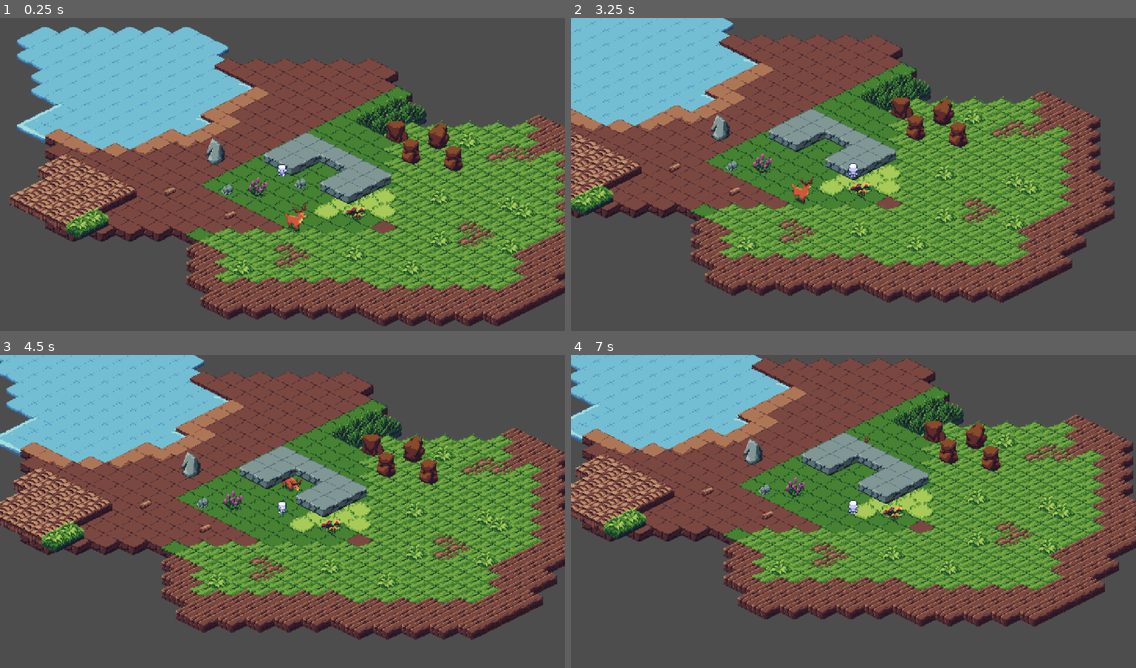
Above: before the commit, frames 1-4 (two rows, left to right).
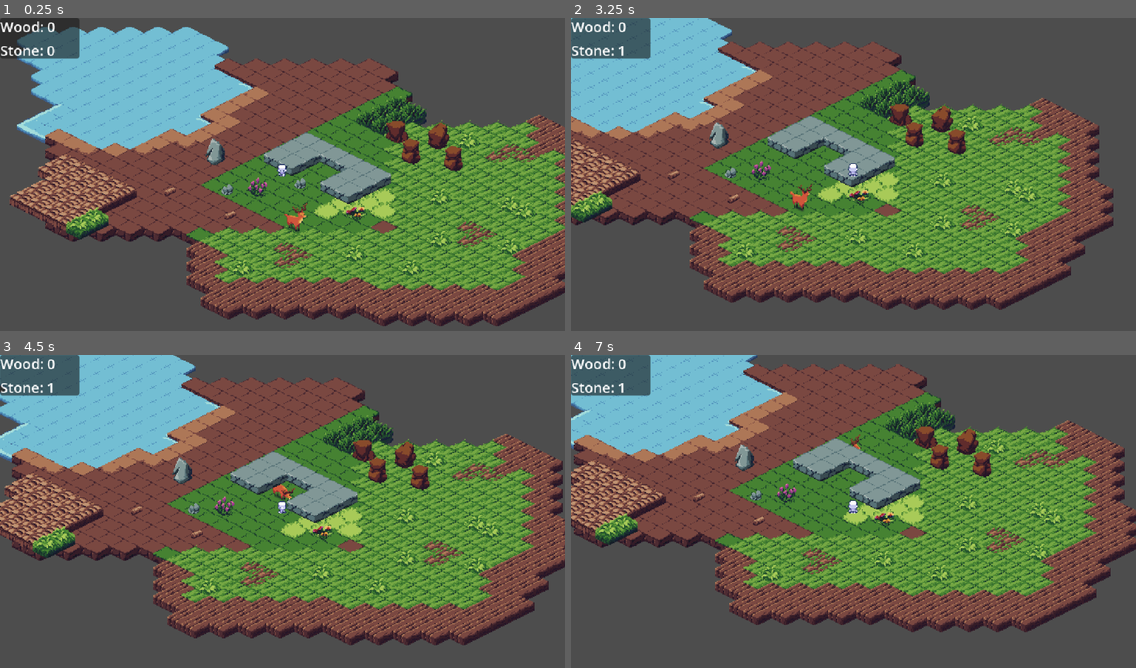
Above: after the commit, the same moments.

Repository: sperrodigital/iso
Game: Godot game, scene res://Scenes/world.tscn
Same seed, same stepped clock (60 frames per second), same inputs: the game is played once before the commit and once after it.
Inputs:
- Up to frame 1 (0.25 s): no input
- Up to frame 2 (3.25 s): tap Enter at 0.5 s; hold Right (ui_right) 0.53-1.28 s; hold Down (ui_down) 1.28-2.03 s; hold Right (ui_right) 2.03-2.78 s; hold Up (ui_up) from 2.78 s (still down)
- Up to frame 3 (4.5 s): release Up (ui_up) at 3.53 s; hold Left (ui_left) from 3.53 s (still down)
- Up to frame 4 (7 s): release Left (ui_left) at 5.03 s; hold Down (ui_down) 5.03-5.78 s; hold Right (ui_right) 5.78-6.53 s; hold Up (ui_up) from 6.53 s (still down)

The runs differ from the first frame. In frame 1, 1.8% of the frame differs, in the area x 0-15%, y 0-14%; in frame 2, 36%; in frame 3, 37%, in the area x 0-100%, y 0-93%; in frame 4, 37%.

Commit message:
adding basic inventory

Diff:
--- a/Scenes/Resources/Stone.tscn
+++ b/Scenes/Resources/Stone.tscn
@@ -9,6 +9,7 @@
 [node name="Stone_Pickup" type="Area2D" unique_id=810082117]
 z_index = 1
 script = ExtResource("1_quj7p")
+item_name = "Stone"
 
 [node name="Sprite2D" type="Sprite2D" parent="." unique_id=1997522513]
 position = Vector2(0, -6)
--- a/Scenes/Resources/Wood.tscn
+++ b/Scenes/Resources/Wood.tscn
@@ -9,6 +9,7 @@
 [node name="Wood_Pickup" type="Area2D" unique_id=810082117]
 z_index = 1
 script = ExtResource("1_yuu5d")
+item_name = "Wood"
 
 [node name="Sprite2D" type="Sprite2D" parent="." unique_id=1997522513]
 position = Vector2(2.842171e-14, -0.99999994)
--- a/Scenes/UI.tscn
+++ b/Scenes/UI.tscn
@@ -1,6 +1,6 @@
 [gd_scene format=3 uid="uid://du1w661p5cvks"]
 
-[sub_resource type="CanvasTexture" id="CanvasTexture_3iaii"]
+[ext_resource type="Script" uid="uid://dirmeim6edr64" path="res://Scripts/UI.gd" id="1_uiscript"]
 
 [node name="Control" type="Control" unique_id=327695408]
 layout_mode = 3
@@ -9,18 +9,23 @@
 anchor_bottom = 1.0
 grow_horizontal = 2
 grow_vertical = 2
+script = ExtResource("1_uiscript")
 
-[node name="NinePatchRect" type="NinePatchRect" parent="." unique_id=287253650]
+[node name="Panel" type="Panel" parent="." unique_id=100000001]
 layout_mode = 1
-anchors_preset = 8
-anchor_left = 0.5
-anchor_top = 0.5
-anchor_right = 0.5
-anchor_bottom = 0.5
-offset_left = -39.0
-offset_top = -55.5
-offset_right = 39.0
-offset_bottom = 55.5
-grow_horizontal = 2
-grow_vertical = 2
-texture = SubResource("CanvasTexture_3iaii")
+offset_right = 90.0
+offset_bottom = 46.0
+
+[node name="VBoxContainer" type="VBoxContainer" parent="Panel" unique_id=100000002]
+layout_mode = 1
+anchors_preset = 15
+anchor_right = 1.0
+anchor_bottom = 1.0
+
+[node name="WoodLabel" type="Label" parent="Panel/VBoxContainer" unique_id=100000003]
+layout_mode = 2
+text = "Wood: 0"
+
+[node name="StoneLabel" type="Label" parent="Panel/VBoxContainer" unique_id=100000004]
+layout_mode = 2
+text = "Stone: 0"
--- a/Scenes/wood.gd
+++ b/Scenes/wood.gd
@@ -1,9 +1,11 @@
 extends Area2D
+
+@export var item_name: String = "Item"
 
 func _ready() -> void:
 	body_entered.connect(_on_body_entered)
 
 func _on_body_entered(body: Node2D) -> void:
 	if body is CharacterBody2D:
-		# TODO: add item to player inventory here
+		Inventory.add_item(item_name)
 		queue_free()
--- a/Scenes/world.tscn
+++ b/Scenes/world.tscn
@@ -5,6 +5,8 @@
 [ext_resource type="PackedScene" uid="uid://cnxf7fi2l8i54" path="res://Scenes/Resources/Wood.tscn" id="3_5a7ea"]
 [ext_resource type="PackedScene" uid="uid://bqw7fshvtdbs5" path="res://Scenes/Resources/Stone.tscn" id="4_8j60k"]
 [ext_resource type="PackedScene" uid="uid://dgajwms7a8jy4" path="res://Scenes/Animals/Deer/Deer.tscn" id="5_fo5ed"]
+[ext_resource type="PackedScene" uid="uid://du1w661p5cvks" path="res://Scenes/UI.tscn" id="6_ui"]
+[ext_resource type="PackedScene" uid="uid://cgo3ur6h8v6l3" path="res://Scenes/Audio/Background_Music.tscn" id="7_o06y3"]
 
 [sub_resource type="TileSetAtlasSource" id="TileSetAtlasSource_go701"]
 texture = ExtResource("1_a02cp")
@@ -95,7 +97,7 @@
 7:5/0 = 0
 7:5/0/texture_origin = Vector2i(0, 8)
 8:5/0 = 0
-8:5/0/physics_layer_0/polygon_0/points = PackedVector2Array(-16, 0, 0, 8, 16, 0, 0, -8)
+8:5/0/physics_layer_0/polygon_0/points = PackedVector2Array(-16.547003, -8.992936, -16.007427, -7.01449, -0.8992939, 0.5395775, 15.827568, -7.3742075, 15.108131, -10.431806, 0.8992939, -16.90672)
 9:5/0 = 0
 9:5/0/texture_origin = Vector2i(0, 8)
 10:5/0 = 0
@@ -217,3 +219,16 @@
 
 [node name="Deer" parent="." unique_id=1355055402 instance=ExtResource("5_fo5ed")]
 position = Vector2(282, 196)
+
+[node name="HUD" type="CanvasLayer" parent="." unique_id=1400000001]
+
+[node name="UI" parent="HUD" unique_id=1400000002 instance=ExtResource("6_ui")]
+anchors_preset = 0
+anchor_right = 0.0
+anchor_bottom = 0.0
+offset_left = 0.0
+offset_top = 0.0
+grow_horizontal = 1
+grow_vertical = 1
+
+[node name="BackgroundMusic" parent="." unique_id=2094942708 instance=ExtResource("7_o06y3")]
--- /dev/null
+++ b/Scripts/Inventory.gd
@@ -0,0 +1,15 @@
+extends Node
+
+signal inventory_changed
+
+var items: Dictionary = {}
+
+func add_item(item_name: String, amount: int = 1) -> void:
+	if item_name in items:
+		items[item_name] += amount
+	else:
+		items[item_name] = amount
+	inventory_changed.emit()
+
+func get_item(item_name: String) -> int:
+	return items.get(item_name, 0)
--- /dev/null
+++ b/Scripts/UI.gd
@@ -0,0 +1,11 @@
+extends Control
+
+@onready var wood_label: Label = $Panel/VBoxContainer/WoodLabel
+@onready var stone_label: Label = $Panel/VBoxContainer/StoneLabel
+
+func _ready() -> void:
+	Inventory.inventory_changed.connect(_on_inventory_changed)
+
+func _on_inventory_changed() -> void:
+	wood_label.text = "Wood: %d" % Inventory.get_item("Wood")
+	stone_label.text = "Stone: %d" % Inventory.get_item("Stone")
--- a/project.godot
+++ b/project.godot
@@ -17,7 +17,7 @@
 
 [autoload]
 
-BackgroundMusic="*uid://cgo3ur6h8v6l3"
+Inventory="*res://Scripts/Inventory.gd"
 
 [display]
 
Not shown, added: Scripts/Inventory.gd.uid
Not shown, added: Scripts/UI.gd.uid
